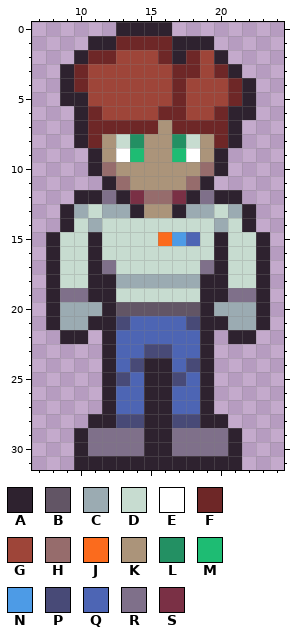
A pixel-art file gets an edit: Aseprite/Entities/character/player.aseprite. The first picture shows the starting point.
32x32 pixels, 1 frame. Shown: x 7..24, y 0..31.
Visible layers, top first: "Layer 2", "Layer 1".
Palette (. is transparent): A #2e222f  B #625565  C #9babb2  D #c7dcd0  E #ffffff  F #6e2727  G #9e4539  H #966c6c  J #fb6b1d  K #ab947a  L #239063  M #1ebc73  N #4d9be6  P #484a77  Q #4d65b4  R #7f708a  S #7a3045
Pixels before, first column x 8:
 0 .....AAAA.......
 1 ...AAFFFFAAA....
 2 ..AFFGGGFAFGA...
 3 .AFGGGGGGFFGFA..
 4 .AFGGGGGGFGGGFA.
 5 .AAGGGGGGFGGGFA.
 6 ..AFGGGGFFGGFAA.
 7 ..AFFFFFKFFFFA..
 8 ..AFKDLKKLDKFA..
 9 ...AKEMKKMEKA...
10 ...AHKKKKKKHA...
11 ....AHKKKKHA....
12 ..AARASHHSARAA..
13 .ACDCCAKKACCDCA.
14 .ADCDDDDDDDDCDA.
15 ADDADDDDJNQDADDA
16 ADDADDDDDDDDADDA
17 ADDARDDDDDDRADDA
18 ADDAACCCCCCAADDA
19 ARRAADDDDDDAARRA
20 ACCCABBBBBBACCCA
21 ACCAAPQQQQPAACCA
22 .AA.AQQQQQQA.AA.
23 ....AQQPPQQA....
24 ....AQPAAQPA....
25 ....APQAAPQA....
26 ....AQQAAQQA....
27 ....AQQAAQQA....
28 ...AAPPAAPPAA...
29 ..ARRRRAARRRRA..
30 ..ARRRRAARRRRA..
31 ..AAAAAAAAAAAA..
New version:
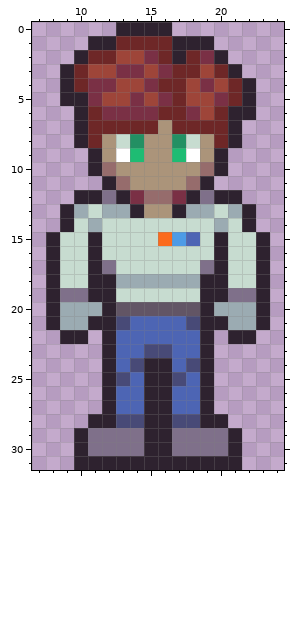
Difference:
{"where": "layer \"Layer 1\""}
{"y":2,"x":15,"old":"G","new":"S"}
{"y":2,"x":19,"old":"G","new":"S"}
{"y":3,"x":13,"old":"GG","new":"SS"}
{"y":3,"x":16,"old":"G","new":"S"}
{"y":4,"x":11,"old":"GG","new":"SS"}
{"y":4,"x":15,"old":"GG","new":"SF"}
{"y":4,"x":19,"old":"G","new":"S"}
{"y":5,"x":11,"old":"G","new":"S"}
{"y":5,"x":14,"old":"G","new":"S"}
{"y":5,"x":16,"old":"G","new":"S"}
{"y":5,"x":20,"old":"G","new":"S"}
{"y":6,"x":12,"old":"GGGG","new":"SSSS"}
{"y":6,"x":18,"old":"G","new":"S"}
{"label":"changed","picture_box":[88,50,228,120]}
